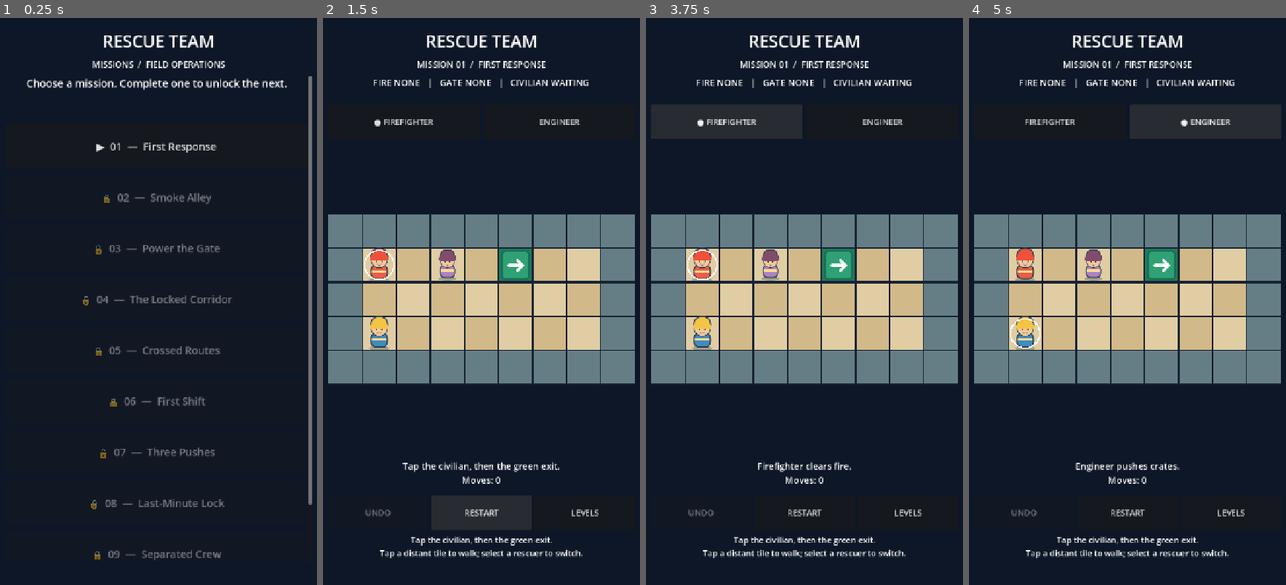
Above: before the commit, frames 1-4 (left to right).
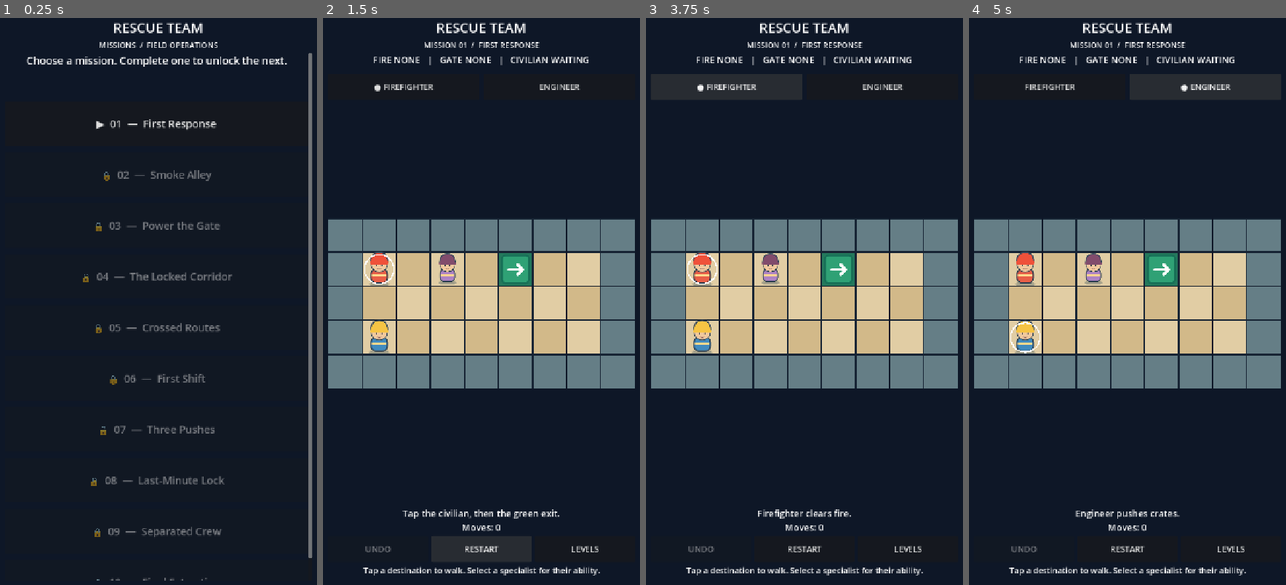
Above: after the commit, the same moments.

Repository: spider-su/rescue-team
Game: Godot game, scene res://scenes/main.tscn
The game is run twice, just before and just after one commit, with the same random seed, the same clock (stepped at 60 frames per second) and the same inputs.
Inputs:
- Up to frame 1 (0.25 s): no input
- Up to frame 2 (1.5 s): click "▶ 01 — First Response" at 0.5 s; click "RESTART" at 1.25 s
- Up to frame 3 (3.75 s): click "RESTART" at 2 s; click "RESTART" at 2.75 s; click "● FIREFIGHTER" at 3.5 s
- Up to frame 4 (5 s): click "ENGINEER" at 4.25 s

The runs differ from the first frame. In frame 1, 6.8% of the frame differs, in the area x 8-99%, y 0-100%; in frame 2, 13%; in frame 3, 15%; in frame 4, 15%, in the area x 1-99%, y 0-99%.

Commit message:
feat(ui): prioritize board space and show a mission victory card

Diff:
--- a/scripts/rescue_game.gd
+++ b/scripts/rescue_game.gd
@@ -1,5 +1,5 @@
 extends Control
-## Five-mission prototype: mission picker, automatic routing and local unlocks.
+## Rescue Team campaign: mission picker, automatic routing and local unlocks.
 const RescueLevel = preload("res://scripts/rescue_level.gd")
 const BoardView = preload("res://scripts/board_view.gd")
 const LevelCatalog = preload("res://scripts/level_catalog.gd")
@@ -26,6 +26,8 @@
 var menu_scroll: ScrollContainer
 var play_panel: VBoxContainer
 var level_buttons: Array[Button] = []
+var victory_panel: PanelContainer
+var victory_label: Label
 
 func _ready() -> void:
 	_build_ui()
@@ -42,20 +44,20 @@
 	layout.set_anchors_and_offsets_preset(Control.PRESET_FULL_RECT)
 	layout.offset_left = 22.0
 	layout.offset_right = -22.0
-	layout.offset_top = 46.0
-	layout.offset_bottom = -64.0
-	layout.add_theme_constant_override("separation", 12)
+	layout.offset_top = 20.0
+	layout.offset_bottom = -22.0
+	layout.add_theme_constant_override("separation", 6)
 	add_child(layout)
 
 	title_label = Label.new()
 	title_label.text = "RESCUE TEAM"
 	title_label.horizontal_alignment = HORIZONTAL_ALIGNMENT_CENTER
-	title_label.add_theme_font_size_override("font_size", 37)
+	title_label.add_theme_font_size_override("font_size", 30)
 	layout.add_child(title_label)
 
 	subtitle_label = Label.new()
 	subtitle_label.horizontal_alignment = HORIZONTAL_ALIGNMENT_CENTER
-	subtitle_label.add_theme_font_size_override("font_size", 19)
+	subtitle_label.add_theme_font_size_override("font_size", 17)
 	layout.add_child(subtitle_label)
 
 	menu_scroll = ScrollContainer.new()
@@ -85,13 +87,13 @@
 
 	play_panel = VBoxContainer.new()
 	play_panel.size_flags_vertical = Control.SIZE_EXPAND_FILL
-	play_panel.add_theme_constant_override("separation", 9)
+	play_panel.add_theme_constant_override("separation", 5)
 	layout.add_child(play_panel)
 
 	objective_label = Label.new()
 	objective_label.horizontal_alignment = HORIZONTAL_ALIGNMENT_CENTER
 	objective_label.autowrap_mode = TextServer.AUTOWRAP_WORD_SMART
-	objective_label.custom_minimum_size.y = 54
+	objective_label.custom_minimum_size.y = 40
 	objective_label.add_theme_font_size_override("font_size", 20)
 	play_panel.add_child(objective_label)
 
@@ -113,7 +115,7 @@
 	status_label = Label.new()
 	status_label.horizontal_alignment = HORIZONTAL_ALIGNMENT_CENTER
 	status_label.autowrap_mode = TextServer.AUTOWRAP_WORD_SMART
-	status_label.custom_minimum_size.y = 70
+	status_label.custom_minimum_size.y = 48
 	status_label.add_theme_font_size_override("font_size", 20)
 	play_panel.add_child(status_label)
 
@@ -129,7 +131,7 @@
 
 	next_button = Button.new()
 	next_button.text = "NEXT MISSION"
-	next_button.custom_minimum_size.y = 72
+	next_button.custom_minimum_size.y = 58
 	next_button.add_theme_font_size_override("font_size", 21)
 	next_button.pressed.connect(_next_level)
 	play_panel.add_child(next_button)
@@ -137,14 +139,37 @@
 	hint_label = Label.new()
 	hint_label.horizontal_alignment = HORIZONTAL_ALIGNMENT_CENTER
 	hint_label.autowrap_mode = TextServer.AUTOWRAP_WORD_SMART
-	hint_label.custom_minimum_size.y = 61
+	hint_label.custom_minimum_size.y = 36
 	hint_label.add_theme_font_size_override("font_size", 18)
 	play_panel.add_child(hint_label)
+
+	victory_panel = PanelContainer.new()
+	victory_panel.visible = false
+	var victory_style := StyleBoxFlat.new()
+	victory_style.bg_color = Color("#1a6757")
+	victory_style.corner_radius_top_left = 16
+	victory_style.corner_radius_top_right = 16
+	victory_style.corner_radius_bottom_left = 16
+	victory_style.corner_radius_bottom_right = 16
+	victory_panel.add_theme_stylebox_override("panel", victory_style)
+	play_panel.add_child(victory_panel)
+	var victory_content := VBoxContainer.new()
+	victory_panel.add_child(victory_content)
+	victory_label = Label.new()
+	victory_label.horizontal_alignment = HORIZONTAL_ALIGNMENT_CENTER
+	victory_label.add_theme_font_size_override("font_size", 21)
+	victory_content.add_child(victory_label)
+	var replay := Button.new()
+	replay.text = "REPLAY"
+	replay.custom_minimum_size.y = 55
+	replay.pressed.connect(_on_restart)
+	victory_content.add_child(replay)
+
 
 func _button(label: String, container: HBoxContainer) -> Button:
 	var button := Button.new()
 	button.text = label
-	button.custom_minimum_size = Vector2(0, 76)
+	button.custom_minimum_size = Vector2(0, 58)
 	button.size_flags_horizontal = Control.SIZE_EXPAND_FILL
 	button.add_theme_font_size_override("font_size", 18)
 	container.add_child(button)
@@ -177,7 +202,7 @@
 	menu_scroll.visible = false
 	play_panel.visible = true
 	subtitle_label.text = "MISSION %s  /  %s" % [level.level_id, level.title.to_upper()]
-	hint_label.text = level.hint + "\nTap a distant tile to walk; select a rescuer to switch."
+	hint_label.text = "Tap a destination to walk. Select a specialist for their ability."
 	_refresh()
 
 func _on_role(role: String) -> void:
@@ -262,4 +287,7 @@
 	var person_status := "SAFE" if level.rescued else ("CARRIED" if not level.carrying_role.is_empty() else "WAITING")
 	objective_label.text = "FIRE %s   |   GATE %s   |   CIVILIAN %s" % [fire_status, gate_status, person_status]
 	status_label.text = "%s\nMoves: %d" % [level.message, level.actions]
+	victory_panel.visible = level.rescued and not moving
+	if victory_panel.visible:
+		victory_label.text = "MISSION COMPLETE!\nCivilian rescued in %d moves." % level.actions
 	board.queue_redraw()
